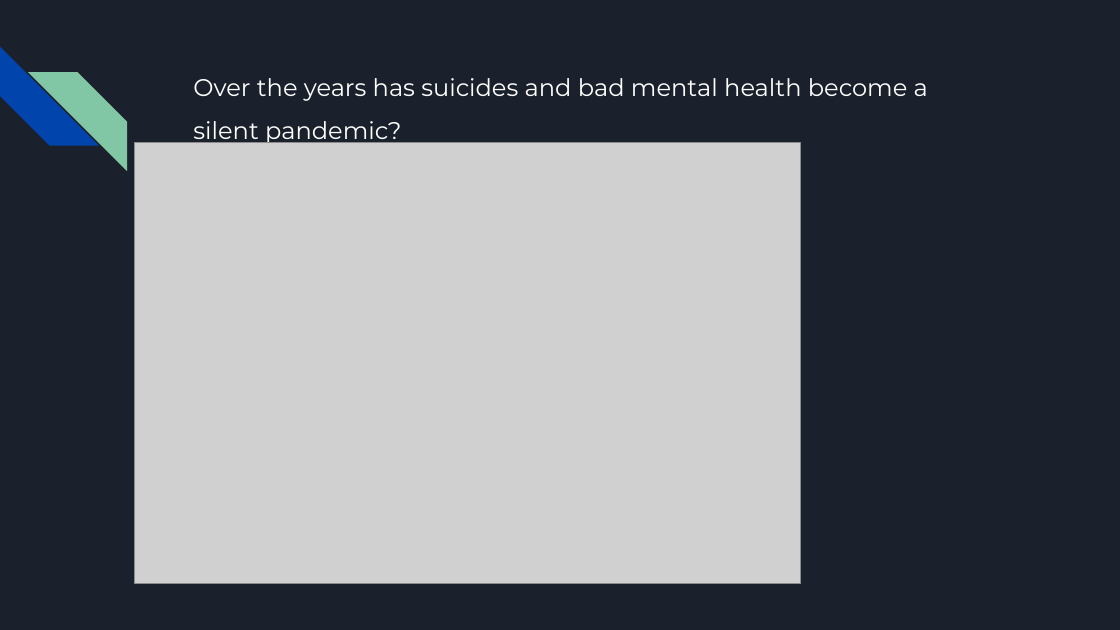
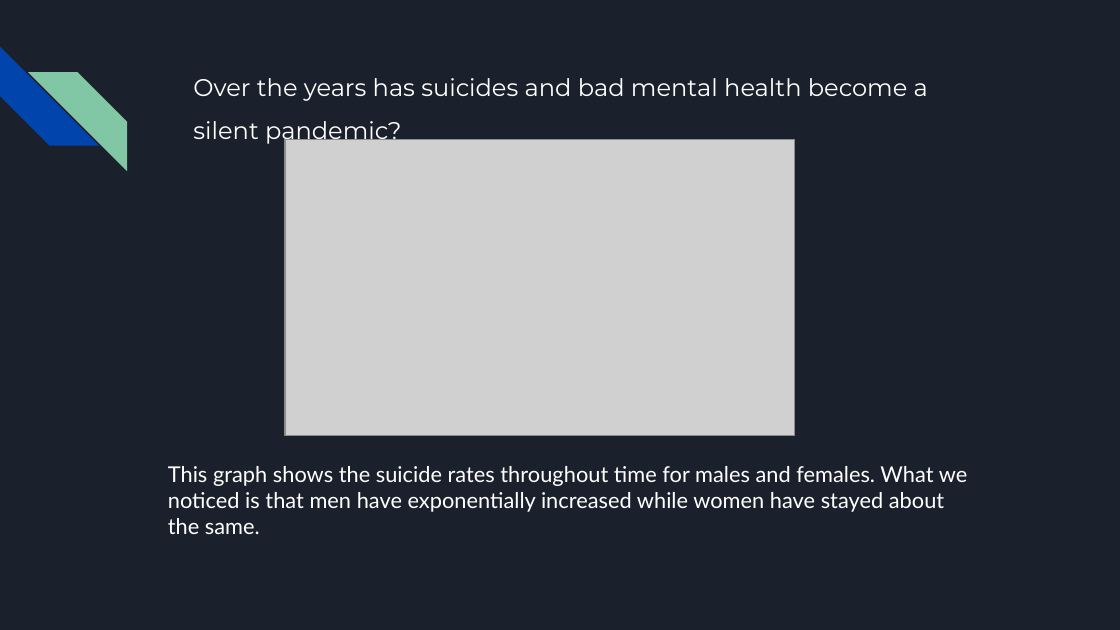
Before and after one commit to RosieMina/Final_project, a slide deck: slide 8 of Final Project.pptx. Drawn at 1120x630 pixels with LibreOffice and Linux fonts; fonts in the diff are those of the drawing; grey boxes stand for pictures. Boxes give left, top, right and bottom in pixels: in the first picture for what was removed or moved away, otherwise in the second. Text is boxed around its words. In the diff, an @@ line names an element or a change of style, - is before the commit and + after.

```diff
--- a/Final Project.pptx
+++ b/Final Project.pptx
@@ picture: place and size @@
-picture at (134, 142, 800, 584)
+picture at (284, 140, 794, 436)
@@ text added at (168, 466, 967, 534), 14 pt, text #FFFFFF @@
+This graph shows the suicide rates throughout time for males and females. What we noticed is that men have exponentially increased while women have stayed about the same.
```
Also in this commit, not shown: 5 other slides changed, 3 slides added, 2 slides removed.
